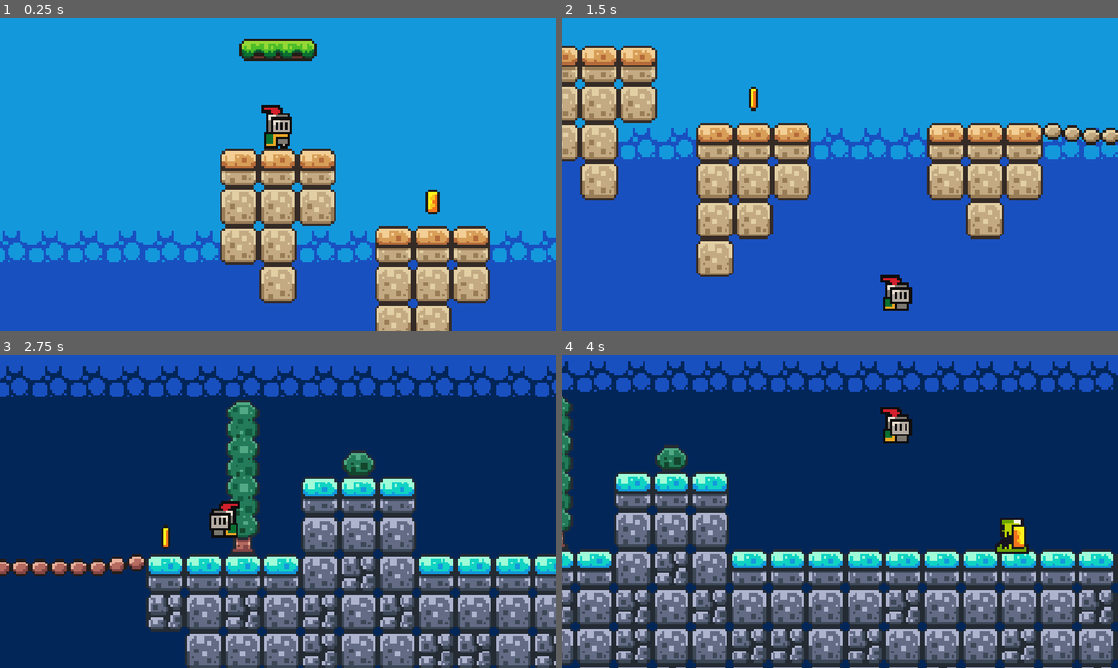
Above: before the commit, frames 1-4 (two rows, left to right).
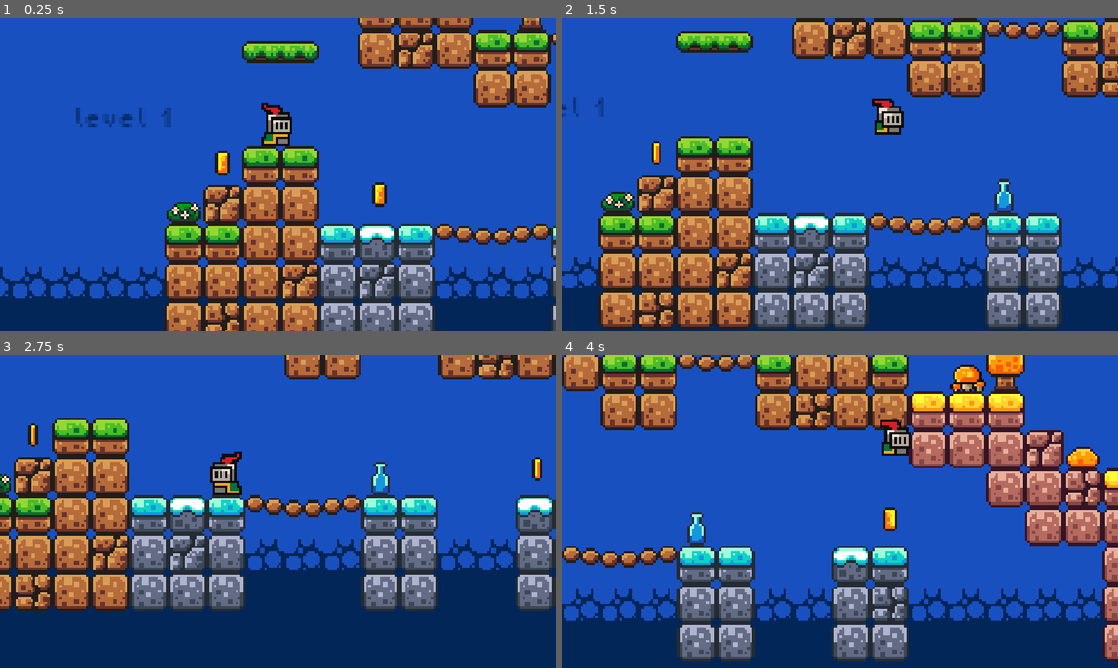
Above: after the commit, the same moments.

Repository: c0decr4ft/first-game-in-godot
Game: Godot game, scene res://scenes/game.tscn
The game is run twice, just before and just after one commit, with the same random seed, the same clock (stepped at 60 frames per second) and the same inputs.
Inputs:
- Up to frame 1 (0.25 s): no input
- Up to frame 2 (1.5 s): hold Right (move_right) from 0.53 s (still down); tap Space (jump) at 0.6, 0.77, 1.07, 1.35 s
- Up to frame 3 (2.75 s): tap Space (jump) at 1.52, 1.82, 2.1 s; release Right (move_right) at 2.03 s; hold Left (move_left) from 2.03 s (still down)
- Up to frame 4 (4 s): release Left (move_left) at 2.78 s; hold Right (move_right) from 2.78 s (still down); tap Space (jump) at 2.85, 3.02, 3.32, 3.6, 3.77 s

The runs differ from the first frame. In frame 1, 94% of the frame differs, in the area x 0-100%, y 0-100%; in frame 2, 83%; in frame 3, 84%; in frame 4, 93%.

Commit message:
Publish the latest Godot save, including the new signs and platforms.
Keep the browser camera and the portal collision setup.

Co-authored-by: Cursor <cursoragent@cursor.com>

Diff:
--- a/First Game/scenes/game.tscn
+++ b/First Game/scenes/game.tscn
@@ -245,7 +245,7 @@
 layer_1/tile_data = PackedInt32Array(196609, 0, 0, 196610, 0, 0, 393215, 0, 0, 327680, 0, 0, 327683, 393216, 0, 327684, …(12097 unchanged characters)…
 
 [node name="Player" parent="." unique_id=2048619326 groups=["player"] instance=ExtResource("1_rbmkf")]
-position = Vector2(1880, -68)
+position = Vector2(31, 47)
 
 [node name="Camera2D" type="Camera2D" parent="Player" unique_id=2083049647]
 position = Vector2(0, 12)
@@ -271,7 +271,7 @@
 position = Vector2(1845, -206)
 
 [node name="Platform4" parent="Player" unique_id=1347148298 instance=ExtResource("3_cmfc3")]
-position = Vector2(1908, -210)
+position = Vector2(1898, -244)
 
 [node name="Killzone" parent="." unique_id=1105895653 instance=ExtResource("5_x8euu")]
 position = Vector2(85, 230)
@@ -336,14 +336,14 @@
 [node name="Labels" type="Node" parent="." unique_id=545975176]
 
 [node name="Label" type="Label" parent="Labels" unique_id=671155411]
-offset_left = -119.0
-offset_top = 82.0
-offset_right = -23.0
-offset_bottom = 100.0
+offset_left = -54.0
+offset_top = 33.0
+offset_right = 42.0
+offset_bottom = 51.0
 theme_override_colors/font_color = Color(0.0117647, 0.14902, 0.34902, 1)
 theme_override_fonts/font = ExtResource("7_8cblx")
 theme_override_font_sizes/font_size = 8
-text = "Space to jump."
+text = "level 1"
 
 [node name="Label2" type="Label" parent="Labels" unique_id=485306496]
 offset_left = 368.0
@@ -460,7 +460,7 @@
 position = Vector2(1944, -42)
 
 [node name="Coin14" parent="." unique_id=1404097409 instance=ExtResource("4_28cek")]
-position = Vector2(1880, -74)
+position = Vector2(1866, -73)
 
 [node name="Coin15" parent="." unique_id=1905812913 instance=ExtResource("4_28cek")]
 position = Vector2(2023, -184)
@@ -471,7 +471,7 @@
 collision_mask = 3
 
 [node name="destinationPoint" parent="portal2" index="2" unique_id=333149478 groups=["player"]]
-position = Vector2(-2101, 230)
+position = Vector2(-2102, 240)
 
 [node name="ScoreLabel" type="Label" parent="." unique_id=948085056]
 offset_left = 2033.0
@@ -486,16 +486,136 @@
 autowrap_mode = 2
 
 [node name="Platform9" parent="." unique_id=1485072149 instance=ExtResource("3_cmfc3")]
-position = Vector2(1880, -105)
+position = Vector2(1885, -382)
 
 [node name="Platform10" parent="." unique_id=659081497 instance=ExtResource("3_cmfc3")]
-position = Vector2(1843, -141)
+position = Vector2(1828, -416)
 
 [node name="Platform11" parent="." unique_id=1295459154 instance=ExtResource("3_cmfc3")]
-position = Vector2(1881, -175)
+position = Vector2(1927, -429)
 
 [node name="Platform12" parent="." unique_id=205648461 instance=ExtResource("3_cmfc3")]
-position = Vector2(1941, -174)
+position = Vector2(1857, -424)
+
+[node name="Label3" type="Label" parent="." unique_id=387948508]
+offset_left = 1840.0
+offset_top = -388.0
+offset_right = 1939.0
+offset_bottom = -377.0
+theme_override_colors/font_color = Color(0.0980392, 0.313726, 0.752941, 1)
+theme_override_fonts/font = ExtResource("7_8cblx")
+theme_override_font_sizes/font_size = 8
+text = "find your way..."
+
+[node name="Label3" type="Label" parent="Label3" unique_id=1296590093]
+layout_mode = 0
+offset_left = 872.0
+offset_top = -163.0
+offset_right = 968.0
+offset_bottom = -145.0
+theme_override_colors/font_color = Color(0.0980392, 0.313726, 0.752941, 1)
+theme_override_fonts/font = ExtResource("7_8cblx")
+theme_override_font_sizes/font_size = 8
+text = "Almost there..."
+
+[node name="Label4" type="Label" parent="." unique_id=1478518480]
+offset_left = 1781.0
+offset_top = -528.0
+offset_right = 1812.0
+offset_bottom = -396.0
+theme_override_colors/font_color = Color(0.0980392, 0.313726, 0.752941, 1)
+theme_override_fonts/font = ExtResource("7_8cblx")
+theme_override_font_sizes/font_size = 8
+text = "way."
+
+[node name="Label3" type="Label" parent="Label4" unique_id=985291909]
+layout_mode = 0
+offset_left = 872.0
+offset_top = -163.0
+offset_right = 968.0
+offset_bottom = -145.0
+theme_override_colors/font_color = Color(0.0980392, 0.313726, 0.752941, 1)
+theme_override_fonts/font = ExtResource("7_8cblx")
+theme_override_font_sizes/font_size = 8
+text = "Almost there..."
+
+[node name="Label5" type="Label" parent="." unique_id=1114309856]
+offset_left = 1751.0
+offset_top = -375.0
+offset_right = 1780.0
+offset_bottom = -364.0
+theme_override_colors/font_color = Color(0.0980392, 0.313726, 0.752941, 1)
+theme_override_fonts/font = ExtResource("7_8cblx")
+theme_override_font_sizes/font_size = 8
+text = "your"
+
+[node name="Label3" type="Label" parent="Label5" unique_id=1464070629]
+layout_mode = 0
+offset_left = 872.0
+offset_top = -163.0
+offset_right = 968.0
+offset_bottom = -145.0
+theme_override_colors/font_color = Color(0.0980392, 0.313726, 0.752941, 1)
+theme_override_fonts/font = ExtResource("7_8cblx")
+theme_override_font_sizes/font_size = 8
+text = "Almost there..."
+
+[node name="Label6" type="Label" parent="." unique_id=1626059451]
+offset_left = 1833.0
+offset_top = -379.0
+offset_right = 1858.0
+offset_bottom = -368.0
+theme_override_colors/font_color = Color(0.0980392, 0.313726, 0.752941, 1)
+theme_override_fonts/font = ExtResource("7_8cblx")
+theme_override_font_sizes/font_size = 8
+text = "find"
+
+[node name="Label3" type="Label" parent="Label6" unique_id=361579485]
+layout_mode = 0
+offset_left = 872.0
+offset_top = -163.0
+offset_right = 968.0
+offset_bottom = -145.0
+theme_override_colors/font_color = Color(0.0980392, 0.313726, 0.752941, 1)
+theme_override_fonts/font = ExtResource("7_8cblx")
+theme_override_font_sizes/font_size = 8
+text = "Almost there..."
+
+[node name="Label7" type="Label" parent="." unique_id=566207849]
+offset_left = 1314.0
+offset_top = 154.0
+offset_right = 1413.0
+offset_bottom = 165.0
+theme_override_colors/font_color = Color(0.0980392, 0.313726, 0.752941, 1)
+theme_override_fonts/font = ExtResource("7_8cblx")
+theme_override_font_sizes/font_size = 8
+text = "level 2"
+
+[node name="Label3" type="Label" parent="Label7" unique_id=358119932]
+layout_mode = 0
+offset_left = 872.0
+offset_top = -163.0
+offset_right = 968.0
+offset_bottom = -145.0
+theme_override_colors/font_color = Color(0.0980392, 0.313726, 0.752941, 1)
+theme_override_fonts/font = ExtResource("7_8cblx")
+theme_override_font_sizes/font_size = 8
+text = "Almost there..."
+
+[node name="Platform13" parent="." unique_id=1602791199 instance=ExtResource("3_cmfc3")]
+position = Vector2(1877, -87)
+
+[node name="Platform14" parent="." unique_id=820235434 instance=ExtResource("3_cmfc3")]
+position = Vector2(1834, -122)
+
+[node name="Platform15" parent="." unique_id=1538633710 instance=ExtResource("3_cmfc3")]
+position = Vector2(1876, -159)
+
+[node name="Platform5" parent="Platform15" unique_id=1025108507 instance=ExtResource("3_cmfc3")]
+position = Vector2(1834, 67)
+
+[node name="Platform16" parent="." unique_id=1292814515 instance=ExtResource("3_cmfc3")]
+position = Vector2(1929, -197)
 
 [editable path="portal"]
 [editable path="portal2"]
